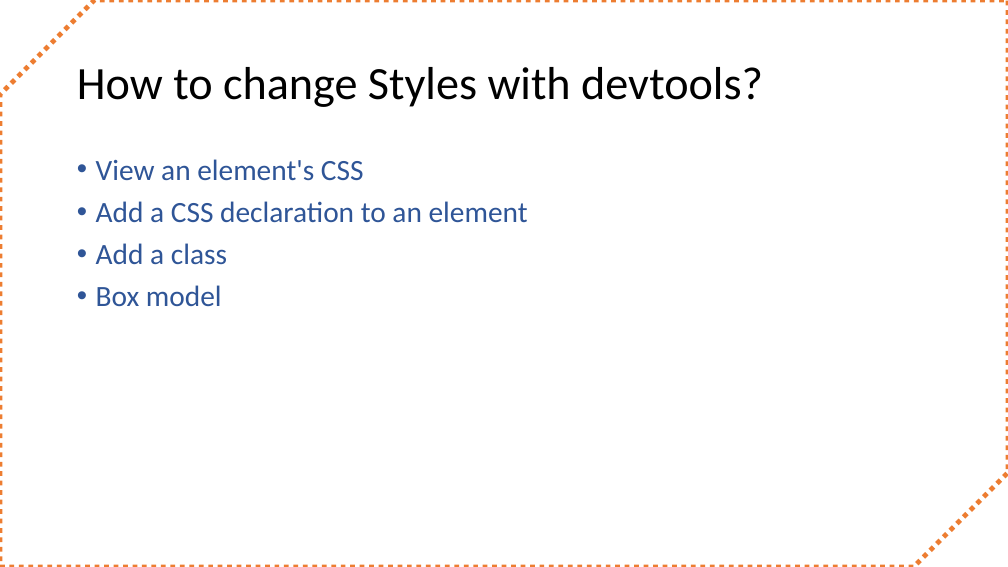
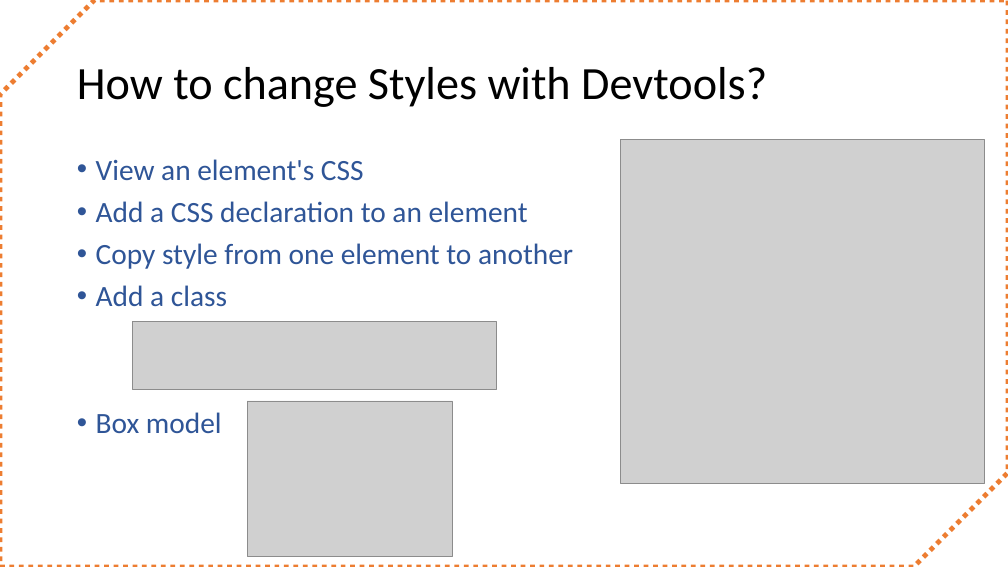
Before and after one commit to JoseAndresGGiron/wdd230, a slide deck: slide 5 of Student Presentation/devtools.pptx. Drawn at 1008x567 pixels with LibreOffice and Linux fonts; fonts in the diff are those of the drawing; grey boxes stand for pictures. Boxes give left, top, right and bottom in pixels: in the first picture for what was removed or moved away, otherwise in the second. Text is boxed around its words. In the diff, an @@ line names an element or a change of style, - is before the commit and + after.

```diff
--- a/Student Presentation/devtools.pptx
+++ b/Student Presentation/devtools.pptx
@@ title at (x1=77, y1=67, x2=767, y2=107): text changed @@
-How to change Styles with devtools?
+How to change Styles with Devtools?
@@ picture added at (x1=620, y1=140, x2=985, y2=484) @@
@@ text at (x1=96, y1=243, x2=573, y2=269): paragraph added @@
+• Copy style from one element to another
@@ picture added at (x1=132, y1=321, x2=497, y2=389) @@
@@ picture added at (x1=247, y1=401, x2=452, y2=557) @@
```
Also in this commit, not shown: 1 other slide changed, 2 slides added, 3 slides removed, 4 other files.
